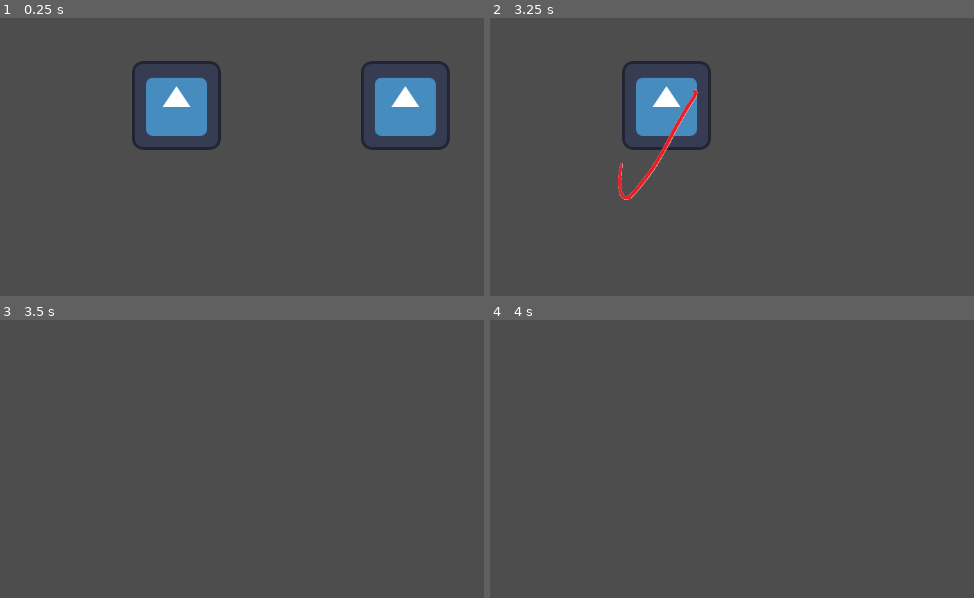
Above: before the commit, frames 1-4 (two rows, left to right).
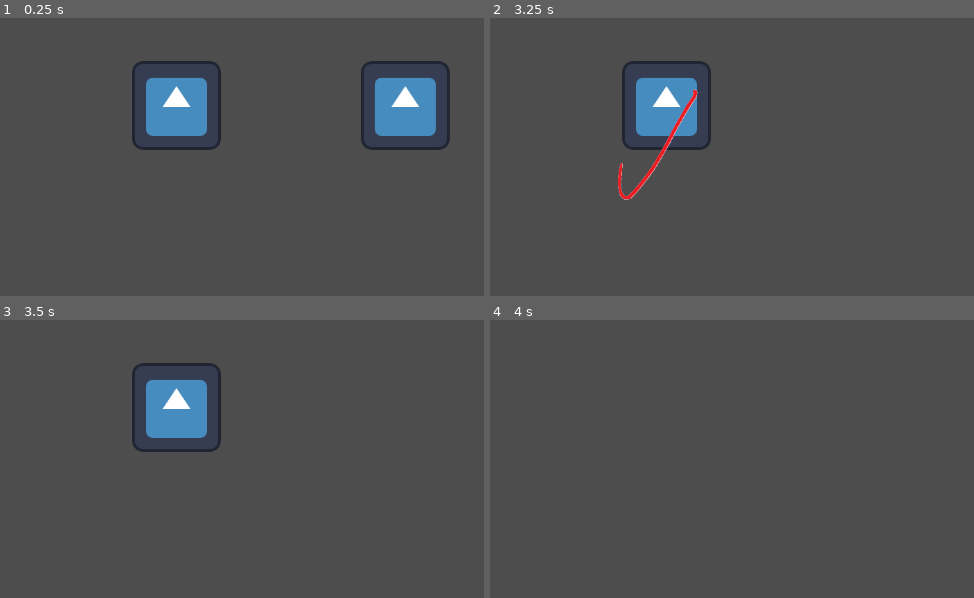
Above: after the commit, the same moments.

Repository: kschulz20/scream-jam-2024
Game: Godot game, scene res://src/main.tscn
The game is run twice, just before and just after one commit, with the same random seed, the same clock (stepped at 60 frames per second) and the same inputs. The engine's default icon, where the game draws it, is replaced by a stand-in: a white triangle on a blue panel in a dark square.
Inputs (mouse positions are in pixels of both pictures, inside the frame that each line leads up to):
- Up to frame 1 (0.25 s): no input
- Up to frame 2 (3.25 s): move the mouse to (843, 81) at 0.52 s; hold D (move_right) 0.53-1.28 s; click (843, 81) at 0.6 s; tap Enter at 1.25, 2.75 s; move the mouse to (504, 129) at 1.27 s; hold S (move_down) 1.28-2.03 s; right-click (504, 129) at 1.35 s; tap Space at 2 s; move the mouse to (outside the picture) at 2.02 s; hold D (move_right) 2.03-2.78 s; click (outside the picture) at 2.1 s; move the mouse to (625, 195) at 2.77 s; hold W (move_up) from 2.78 s (still down); right-click (625, 195) at 2.85 s; click (625, 195) at 2.92 s
- Up to frame 3 (3.5 s): keep holding W (move_up)
- Up to frame 4 (4 s): move the mouse to (906, 475) at 3.52 s; release W (move_up) at 3.53 s; hold A (move_left) from 3.53 s (still down); click (906, 475) at 3.6 s

Frames 1-2 are identical in both runs. In frame 3, 3.4% of the frame differs, in the area x 27-46%, y 15-48%; in frame 4, nothing differs.

Commit message:
player death & hurt sfx - refactored player damage a bit w/ signal bus

Diff:
--- a/project.godot
+++ b/project.godot
@@ -14,6 +14,10 @@
 run/main_scene="res://src/main.tscn"
 config/features=PackedStringArray("4.3", "Forward Plus")
 config/icon="res://icon.svg"
+
+[autoload]
+
+SignalBus="*res://src/Utils/signal_bus.gd"
 
 [dotnet]
 
--- a/src/Entities/MVPEnemy/enemy.gd
+++ b/src/Entities/MVPEnemy/enemy.gd
@@ -64,4 +64,4 @@
 func _on_enemy_hitbox_body_entered(body: Node2D) -> void:
 	if body.get("health"):
 		if (body.is_in_group("player")):
-			body.health -= damage
+			SignalBus.player_take_damage.emit(damage)
--- a/src/Entities/Player/player_character.gd
+++ b/src/Entities/Player/player_character.gd
@@ -1,7 +1,7 @@
 extends CharacterBody2D
 
 @export var move_speed :float = 1600.0
-@export var health = 1
+@export var health = 2
 @export var projectile :PackedScene = load(
 	"res://src/Entities/Projectile/projectile.tscn"
 )
@@ -20,7 +20,7 @@
 
 # Called when the node enters the scene tree for the first time.
 func _ready() -> void:
-	pass
+	SignalBus.player_take_damage.connect(_on_player_take_damage)
 
 func _input(event: InputEvent) -> void:
 	# determine aiming input device
@@ -118,3 +118,11 @@
 	new_projectile.position = self.position + (dir * 1.2)
 	new_projectile.team = "player"
 	owner.add_child(new_projectile)
+
+func _on_player_take_damage(damage_amount):
+	health -= damage_amount
+
+	if (health <= 0):
+		$DeathSound.play()
+	else:
+		$HurtSound.play()
--- a/src/Entities/Player/player_character.tscn
+++ b/src/Entities/Player/player_character.tscn
@@ -1,9 +1,11 @@
-[gd_scene load_steps=11 format=3 uid="uid://q772sl7sx1ey"]
+[gd_scene load_steps=13 format=3 uid="uid://q772sl7sx1ey"]
 
 [ext_resource type="Script" path="res://src/Entities/Player/player_character.gd" id="1_dbouk"]
 [ext_resource type="Texture2D" uid="uid://bj7l42iw8ukom" path="res://assets/player/icon.svg" id="2_e0fkm"]
 [ext_resource type="Texture2D" uid="uid://cdg1yemgdqn2p" path="res://assets/cane/spritesheet.png" id="3_hlhok"]
 [ext_resource type="Script" path="res://src/Entities/Player/cane.gd" id="3_mjehx"]
+[ext_resource type="AudioStream" uid="uid://cnawymajj0yhq" path="res://assets/player/player_death.wav" id="5_ks636"]
+[ext_resource type="AudioStream" uid="uid://uvm32jgjew1u" path="res://assets/player/player_hurt.wav" id="6_jqup1"]
 
 [sub_resource type="SpriteFrames" id="SpriteFrames_110rp"]
 animations = [{
@@ -125,5 +127,11 @@
 position = Vector2(0, 0.5)
 shape = SubResource("RectangleShape2D_8bbn1")
 
+[node name="DeathSound" type="AudioStreamPlayer" parent="."]
+stream = ExtResource("5_ks636")
+
+[node name="HurtSound" type="AudioStreamPlayer" parent="."]
+stream = ExtResource("6_jqup1")
+
 [connection signal="cane_attack" from="." to="Cane" method="_on_player_character_cane_attack"]
 [connection signal="body_entered" from="Cane/CaneSprite/CaneHitbox" to="Cane" method="_on_cane_hitbox_body_entered"]
--- a/src/Utils/signal_bus.gd
+++ b/src/Utils/signal_bus.gd
@@ -2,3 +2,5 @@
 
 # For one to many signals
 # See top comment here: https://docs.godotengine.org/en/stable/getting_started/step_by_step/signals.html
+
+signal player_take_damage(damage_amount)
Not shown, added: assets/cane/cane_miss.wav.import
Not shown, added: assets/enemies/enemy_death.wav.import
Not shown, added: assets/player/player_death.wav.import
Not shown, added: assets/player/player_hurt.wav.import
Not shown, added: assets/sources.txt
Not shown, added: assets/cane/cane_miss.wav
Not shown, added: assets/enemies/enemy_death.wav
Not shown, added: assets/player/player_death.wav
Not shown, added: assets/player/player_hurt.wav
